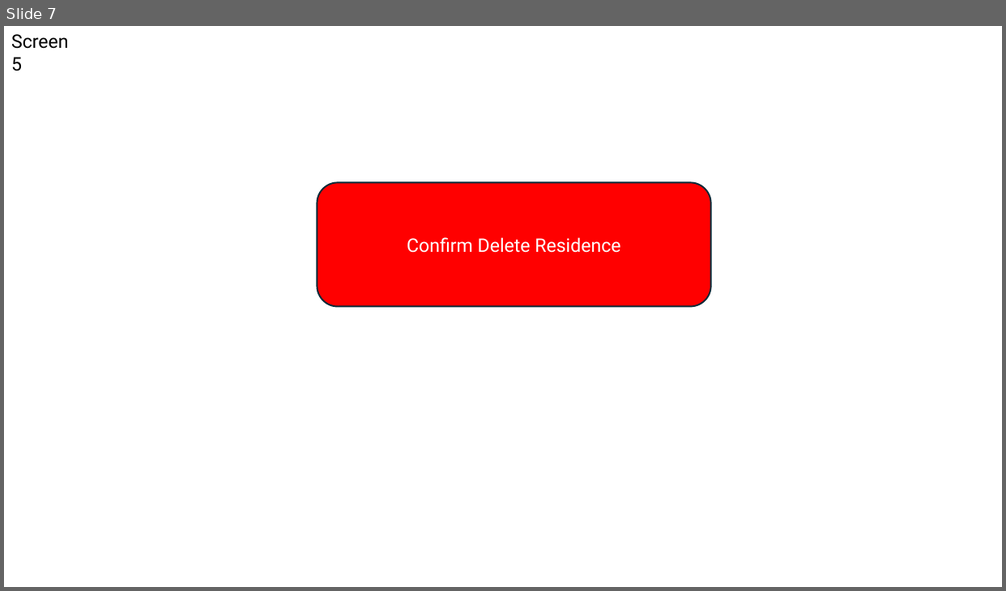
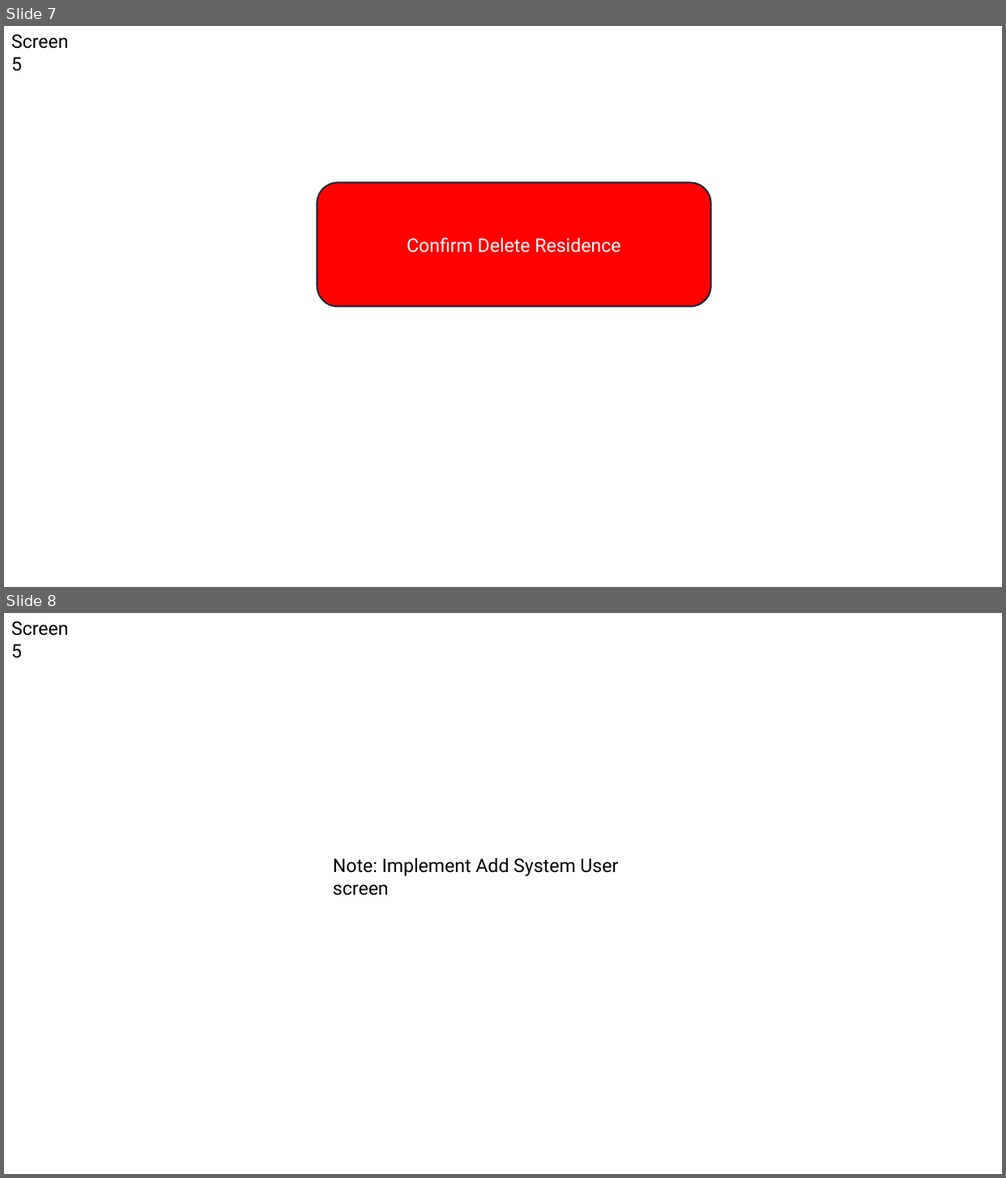
Before and after one commit to jdevr1es/DotnetSlides, a slide deck: MSSA Project Demo.pptx. Shown one above the other, each under a label of ours: slide 7 before the commit, slides 7 and 8 after it. The pictures are 1006x591 and 1006x1178 pixels, drawn with LibreOffice and Linux fonts; fonts in the diff are those of the drawing. Boxes give left, top, right and bottom in pixels: in the first picture for what was removed or moved away, otherwise in the second. Text is boxed around its words. In the diff, an @@ line names an element or a change of style, - is before the commit and + after.

```diff
--- a/MSSA Project Demo.pptx
+++ b/MSSA Project Demo.pptx
@@ slide 8 added at (4, 613, 1002, 1174), background #FFFFFF @@
@@ text added at (11, 621, 69, 658), 18 pt, text #000000 @@
+Screen 5
@@ text added at (333, 858, 618, 896), 18 pt, text #000000 @@
+Note: Implement Add System User screen
```
Also in this commit, not shown: 5 slides changed, 1 other file.
